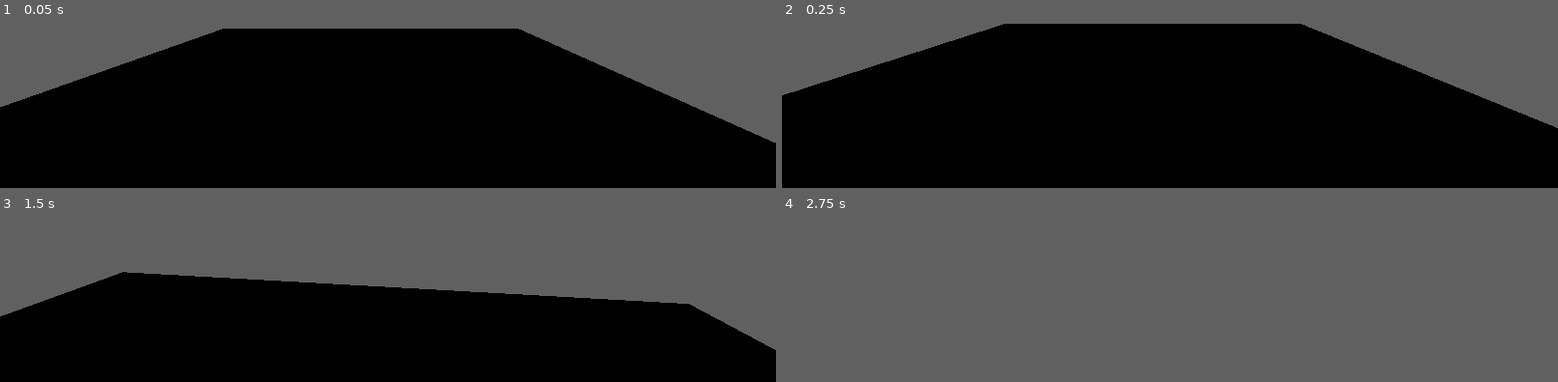
Above: before the commit, frames 1-4 (two rows, left to right).
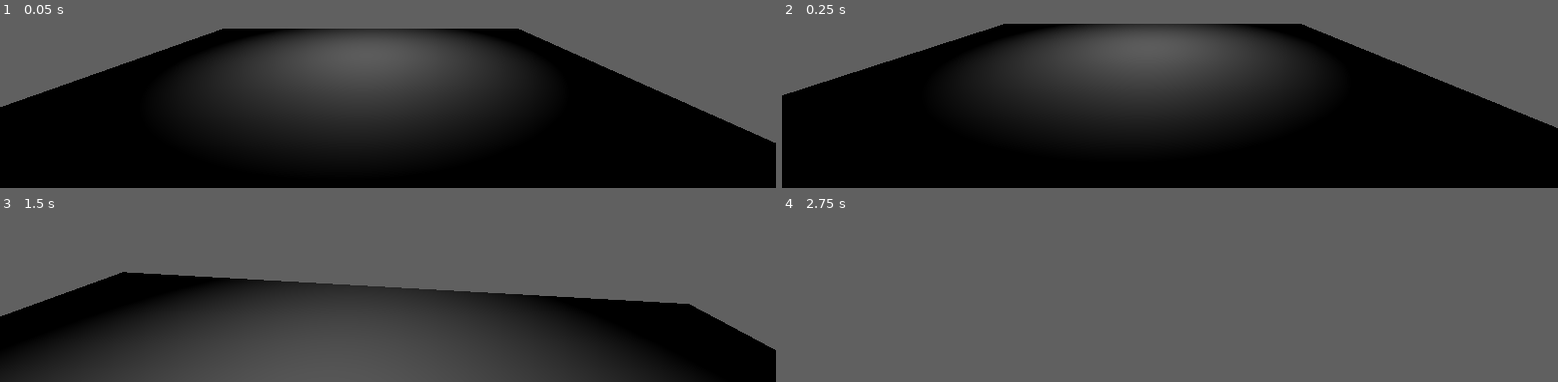
Above: after the commit, the same moments.

Repository: acnbhop/kengd
Game: Godot game, scene res://Levels/TestLevel.tscn
The game is run twice, just before and just after one commit, with the same random seed, the same clock (stepped at 60 frames per second) and the same inputs. The project has no main scene, so this scene is started directly.
Inputs (mouse positions are in pixels of both pictures, inside the frame that each line leads up to):
- Up to frame 1 (0.05 s): no input
- Up to frame 2 (0.25 s): no input
- Up to frame 3 (1.5 s): tap Enter at 0.5 s; move the mouse to (outside the picture) at 0.52 s; hold W (MoveForward) from 0.53 s (still down); tap Space (Jump) at 0.77 s; move the mouse to (outside the picture) at 1.27 s
- Up to frame 4 (2.75 s): keep holding W (MoveForward); tap Space (Jump) at 1.52 s; move the mouse to (outside the picture) at 2.02 s

The runs differ from the first frame. In frame 1, 23% of the frame differs, in the area x 24-68%, y 6-75%; in frame 2, 21%; in frame 3, 34%, in the area x 0-86%, y 40-100%; in frame 4, nothing differs.

Commit message:
TestLevel modifications

Diff:
--- a/Levels/TestLevel.tscn
+++ b/Levels/TestLevel.tscn
@@ -2,12 +2,21 @@
 
 [ext_resource type="PackedScene" uid="uid://745svc1p0ok0" path="res://Actors/PlayerCharacter.tscn" id="1_uib4f"]
 
-[node name="Node3D" type="Node3D"]
+[node name="TestLevel" type="Node3D"]
 
-[node name="CSGBox3D" type="CSGBox3D" parent="."]
+[node name="Actors" type="Node3D" parent="."]
+
+[node name="PlayerCharacter" parent="Actors" instance=ExtResource("1_uib4f")]
+transform = Transform3D(1, 0, 0, 0, 1, 0, 0, 0, 1, 5.0717754, 1.6820133, -1.9470849)
+
+[node name="Geometry" type="Node3D" parent="."]
+
+[node name="CSGBox3D" type="CSGBox3D" parent="Geometry"]
 transform = Transform3D(1, 0, 0, 0, 1, 0, 0, 0, 1, 4.492676, 0, -5.539795)
 use_collision = true
 size = Vector3(9.985352, 1, 12.07959)
 
-[node name="PlayerCharacter" parent="." instance=ExtResource("1_uib4f")]
-transform = Transform3D(1, 0, 0, 0, 1, 0, 0, 0, 1, 5.0717754, 1.6820133, -1.9470849)
+[node name="Lighting" type="Node3D" parent="."]
+
+[node name="OmniLight3D" type="OmniLight3D" parent="Lighting"]
+transform = Transform3D(1, 0, 0, 0, 1, 0, 0, 0, 1, 4.563351, 3.0129066, -8.702328)
